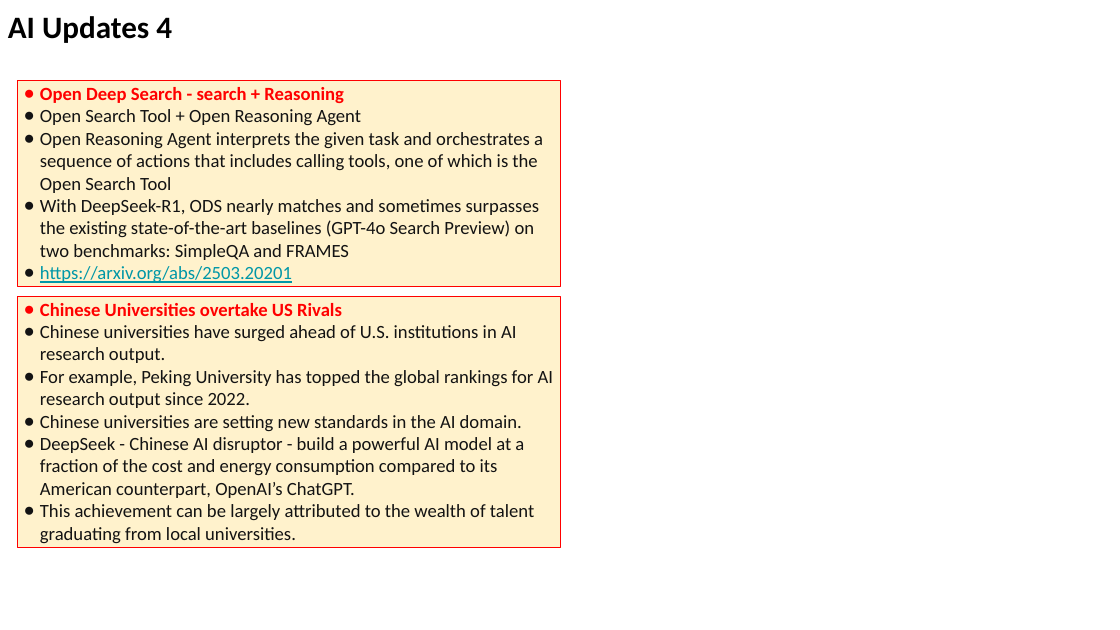
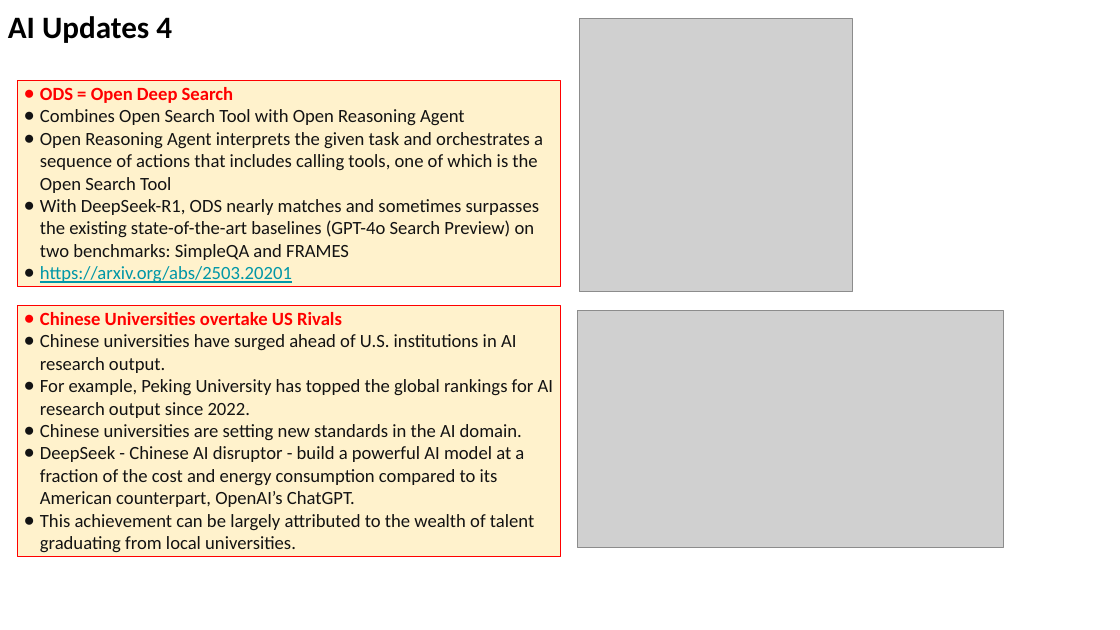
Before and after one commit to lselector/seminar, a slide deck: slide 11 of 2025/2025-04-11-AI-Updates.pptx. Drawn at 1120x630 pixels with LibreOffice and Linux fonts; fonts in the diff are those of the drawing; grey boxes stand for pictures. Boxes give left, top, right and bottom in pixels: in the first picture for what was removed or moved away, otherwise in the second. Text is boxed around its words. In the diff, an @@ line names an element or a change of style, - is before the commit and + after.

```diff
--- a/2025/2025-04-11-AI-Updates.pptx
+++ b/2025/2025-04-11-AI-Updates.pptx
@@ picture added at bbox=[579, 19, 852, 292] @@
@@ text in rectangle at bbox=[40, 87, 465, 125]: text changed @@
-● Open Deep Search - search + Reasoning
-● Open Search Tool + Open Reasoning Agent
+● ODS = Open Deep Search
+● Combines Open Search Tool with Open Reasoning Agent
@@ rectangle "Chinese Universities overtake US Rivals": place and size @@
-rectangle "Chinese Universities overtake US Rivals" at bbox=[18, 297, 561, 548]
+rectangle "Chinese Universities overtake US Rivals" at bbox=[18, 306, 561, 557]
@@ picture added at bbox=[578, 310, 1004, 548] @@
```
Also in this commit, not shown: 12 other slides changed, 5 slides added, 1 slide removed.
